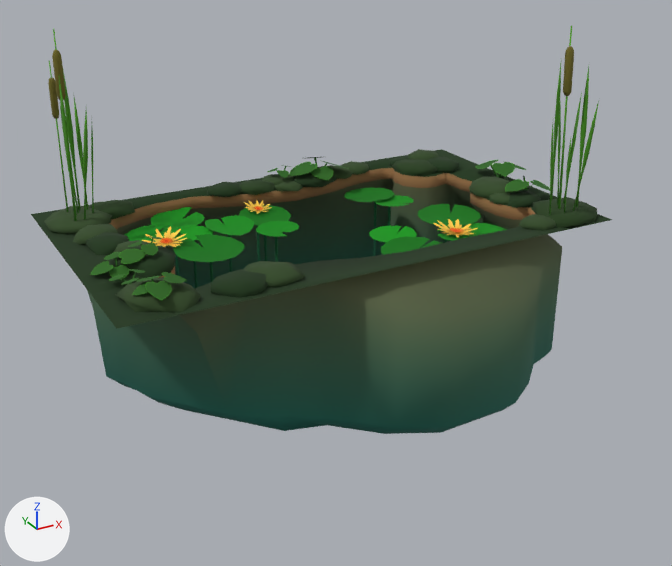
Before and after pictures for a commit that changed the glTF model FileStorage/Pond.glb.
One viewpoint serves both versions: a 50 mm camera at (-9.57, -18.18, 7.63) aimed at (-0.12, -0.99, -0.96). The lights are fixed; the arrows at lower left show +X, +Y and +Z. Where no turn or scale is listed for an object, it has been applied to the vertices. Vertices at the same position are counted once.

Objects in the first picture: 'Pond'.
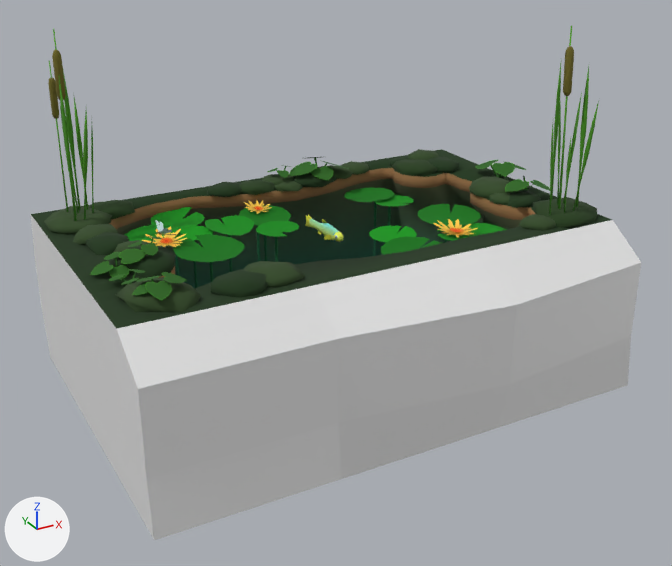
Where the newer file only moved an object's origin or applied its transform, the numbers keep the older frame.

Edits to the scene script, one JSON object a line:
```json
{"block": "me_plane_004", "where": "me_plane_004.from_pydata(...)  # 2497 vertices, 3379 faces; spans x -5.87..6.45, y -4.66..3.63, z -1.56..6.51"}
{"block": "me_plane_004", "where": "# used by ob_pond; location = (0.0, 0.0, -1.84)"}
{"block": "me_plane_004", "where": "# before: 246 (3.47, 1.92, -1.15), 248 (3.67, 1.61, -1.15), 250 (3.92, 1.36, -1.15)"}
{"block": "me_plane_004", "change": "me_plane_004 part 1"}
{"op": "add", "block": "me_plane_004", "code": "for i in [246, 248, 250]: me_plane_004.vertices[i].co += Vector((0.76, 0.56, 0.0))"}
{"op": "set", "path": "me_plane_004.vertices[211].co", "old": "(3.45, 2.36, 1.38)", "new": "(3.85, 2.65, 1.38)", "note": "not seen -> pixel (398, 192)"}
{"op": "set", "path": "me_plane_004.vertices[212].co", "old": "(3.47, 1.92, 1.38)", "new": "(3.87, 2.21, 1.38)", "note": "not seen -> pixel (407, 196)"}
{"op": "set", "path": "me_plane_004.vertices[213].co", "old": "(3.67, 1.61, 1.38)", "new": "(4.01, 1.87, 1.38)", "note": "pixel (413, 204) -> pixel (418, 199)"}
{"op": "set", "path": "me_plane_004.vertices[214].co", "old": "(3.92, 1.36, 1.38)", "new": "(4.33, 1.65, 1.38)", "note": "pixel (426, 205) -> pixel (432, 200)"}
{"op": "set", "path": "me_plane_004.vertices[215].co", "old": "(4.22, 1.29, 1.38)", "new": "(4.62, 1.59, 1.38)", "note": "pixel (437, 204) -> pixel (443, 199)"}
{"op": "set", "path": "me_plane_004.vertices[244].co", "old": "(3.45, 2.36, -1.15)", "new": "(3.89, 2.86, -1.15)"}
{"op": "set", "path": "me_plane_004.vertices[252].co", "old": "(4.22, 1.29, -1.15)", "new": "(4.92, 1.71, -1.15)"}
{"op": "add", "block": "me_plane_005", "code": ["me_plane_005 = bpy.data.meshes.new('Plane.005')", "me_plane_005.from_pydata(...)  # 32 vertices, 54 faces; spans x -5.87..5.84, y -4.88..3.98, z -3.51..0.31"]}
{"op": "add", "block": "me_plane_001", "code": ["me_plane_001 = bpy.data.meshes.new('Plane.001')", "me_plane_001.from_pydata(...)  # 158 vertices, 284 faces; spans x -0.166..0.11, y -0.019..1.421, z -0.234..0.252", "me_plane_001.materials.append(mat_material)"]}
{"op": "add", "block": "me_plane_003", "code": ["me_plane_003 = bpy.data.meshes.new('Plane.003')", "me_plane_003.from_pydata(...)  # 158 vertices, 284 faces; spans x -0.247..0.065, y -0.019..1.406, z -0.234..0.253", "me_plane_003.materials.append(mat_material)"]}
{"op": "add", "block": "me_cube_002", "code": ["me_cube_002 = bpy.data.meshes.new('Cube.002')", "me_cube_002.from_pydata(...)  # 232 vertices, 418 faces; spans x -0.071..0.357, y -0.319..0.334, z -0.109..0.203", "me_cube_002.materials.append(mat_material)"]}
{"op": "add", "block": "ob_mask", "code": ["ob_mask = bpy.data.objects.new('Mask', me_plane_005)", "ob_mask.location = (0.0, 0.0, 0.0)"]}
{"op": "add", "block": "ob_fish1_001", "code": ["ob_fish1_001 = bpy.data.objects.new('Fish1.001', me_plane_001)", "ob_fish1_001.location = (0.12, -0.74, 0.0)"]}
{"op": "add", "block": "ob_fish1", "code": ["ob_fish1 = bpy.data.objects.new('Fish1', me_plane_003)", "ob_fish1.location = (0.2, -0.73, 0.0)"]}
{"op": "add", "block": "ob_bug", "code": ["ob_bug = bpy.data.objects.new('Bug', me_cube_002)", "ob_bug.location = (-4.04, -0.56, 0.83)"]}
```

Location of each change, [x1, y1, x2, y2] in pixels of the pictures (672 x 566 px; the box of a moved part takes in the faces that stretch with it):
```json
{"object": "Pond", "change": "reshaped", "before": [31, 26, 612, 434], "after": [31, 26, 612, 329]}
{"object": "Mask", "change": "added", "after": [31, 215, 641, 540]}
{"object": "Fish1.001", "change": "added", "after": [308, 215, 341, 242]}
{"object": "Fish1", "change": "added", "after": [305, 215, 344, 241]}
{"object": "Bug", "change": "added", "after": [155, 220, 176, 235]}
{"part": 1, "of": "me_plane_004", "change": "moved or reshaped", "before": [390, 183, 451, 248], "after": [390, 183, 451, 248]}
```
